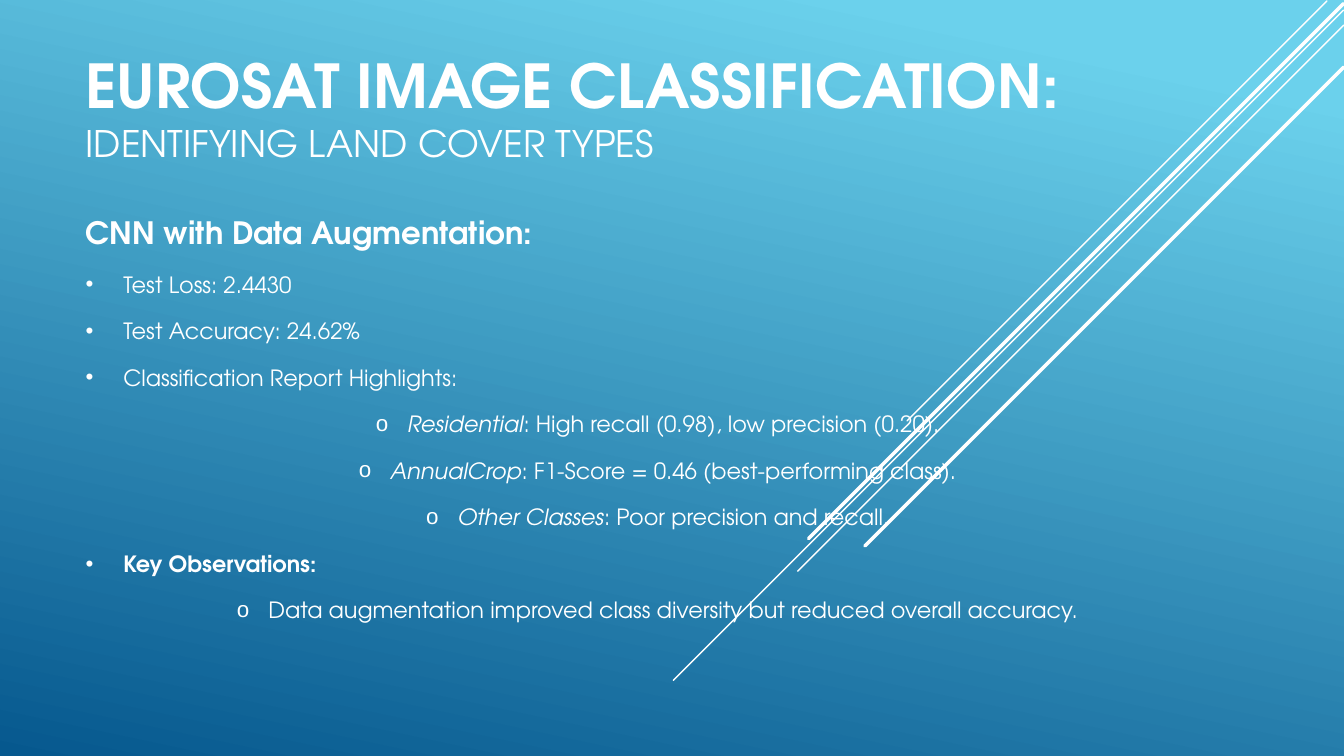
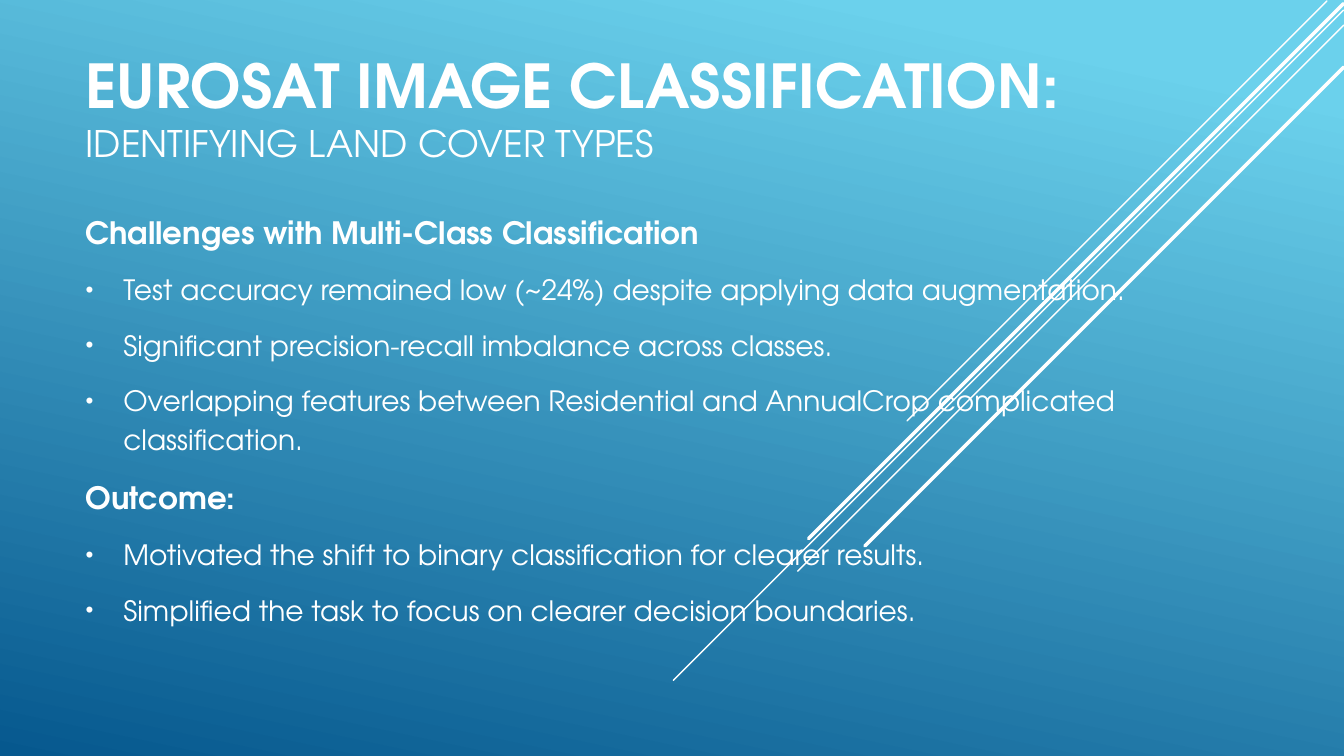
Before and after one commit to sadhchanGitHub/data_science_projects, a slide deck: slide 6 of cas_deepL_project/Eurosat_Image_Classification_Project.pptx. Drawn at 1344x756 pixels with LibreOffice and Linux fonts; fonts in the diff are those of the drawing. Boxes give left, top, right and bottom in pixels: in the first picture for what was removed or moved away, otherwise in the second. Text is boxed around its words. In the diff, an @@ line names an element or a change of style, - is before the commit and + after.

```diff
--- a/cas_deepL_project/Eurosat_Image_Classification_Project.pptx
+++ b/cas_deepL_project/Eurosat_Image_Classification_Project.pptx
@@ subtitle at (86, 220, 1125, 634): text changed; size 16 to 20 pt @@
-CNN with Data Augmentation:
-• Test Loss: 2.4430
-• Test Accuracy: 24.62%
-• Classification Report Highlights:
-  o Residential: High recall (0.98), low precision (0.20).
-  o AnnualCrop: F1-Score = 0.46 (best-performing class).
-  o Other Classes: Poor precision and recall.
-• Key Observations:
-  o Data augmentation improved class diversity but reduced overall accuracy.
+Challenges with Multi-Class Classification
+• Test accuracy remained low (~24%) despite applying data augmentation.
+• Significant precision-recall imbalance across classes.
+• Overlapping features between Residential and AnnualCrop complicated classification.
+Outcome:
+• Motivated the shift to binary classification for clearer results.
+• Simplified the task to focus on clearer decision boundaries.
```
Also in this commit, not shown: 3 other slides changed, 3 slides added, 2 slides removed, 29 other files.
